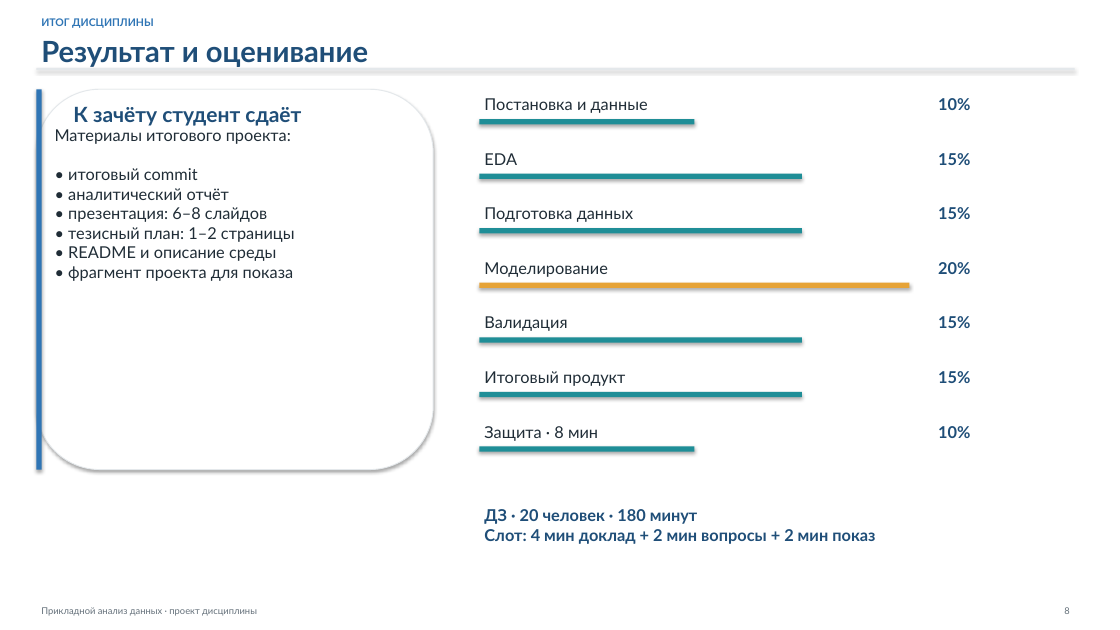
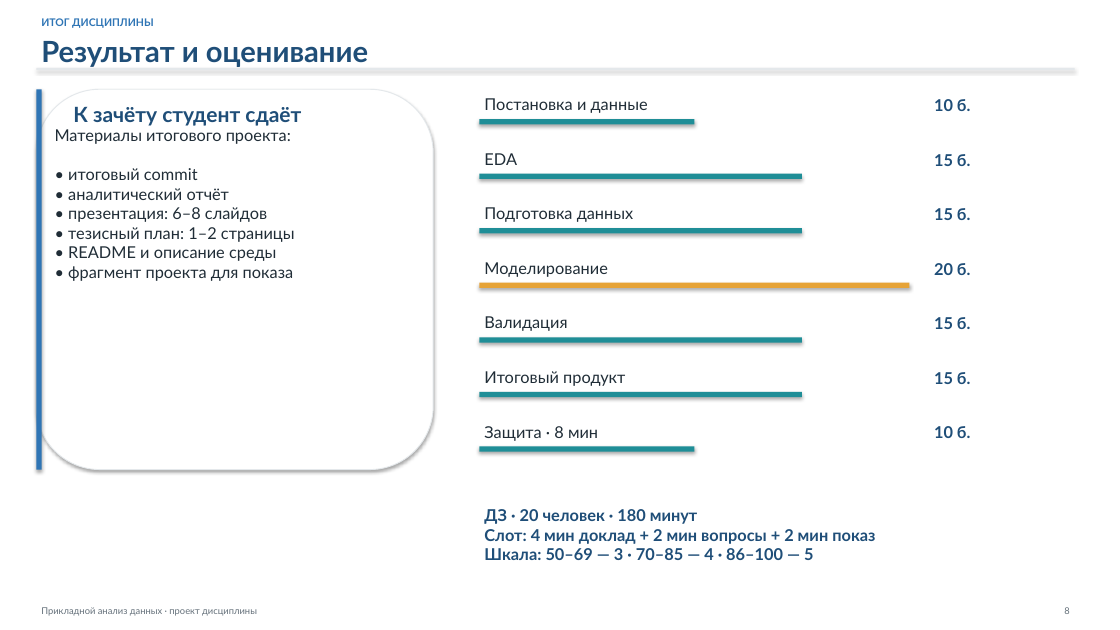
Before and after one commit to DiDiLight/fos-prikladnoy-analiz-dannyh, a slide deck: slide 8 of docs/attachments/course-presentation.pptx. Drawn at 1120x630 pixels with LibreOffice and Linux fonts; fonts in the diff are those of the drawing. Boxes give left, top, right and bottom in pixels: in the first picture for what was removed or moved away, otherwise in the second. Text is boxed around its words. In the diff, an @@ line names an element or a change of style, - is before the commit and + after.

```diff
--- a/docs/attachments/course-presentation.pptx
+++ b/docs/attachments/course-presentation.pptx
@@ text at bbox=[934, 99, 971, 111]: text changed @@
-10%
+10 б.
@@ text at bbox=[934, 154, 971, 166]: text changed @@
-15%
+15 б.
@@ text at bbox=[934, 208, 971, 220]: text changed @@
-15%
+15 б.
@@ text at bbox=[934, 263, 971, 275]: text changed @@
-20%
+20 б.
@@ text at bbox=[934, 317, 971, 329]: text changed @@
-15%
+15 б.
@@ text at bbox=[934, 372, 971, 384]: text changed @@
-15%
+15 б.
@@ text at bbox=[934, 426, 971, 438]: text changed @@
-10%
+10 б.
@@ text at bbox=[484, 509, 875, 560]: text changed @@
-ДЗ · 20 человек · 180 минут
-Слот: 4 мин доклад + 2 мин вопросы + 2 мин показ
+ДЗ · 20 человек · 180 минут
+Слот: 4 мин доклад + 2 мин вопросы + 2 мин показ
+Шкала: 50–69 — 3 · 70–85 — 4 · 86–100 — 5
```
Also in this commit, not shown: 4 other slides changed, 16 other files.
